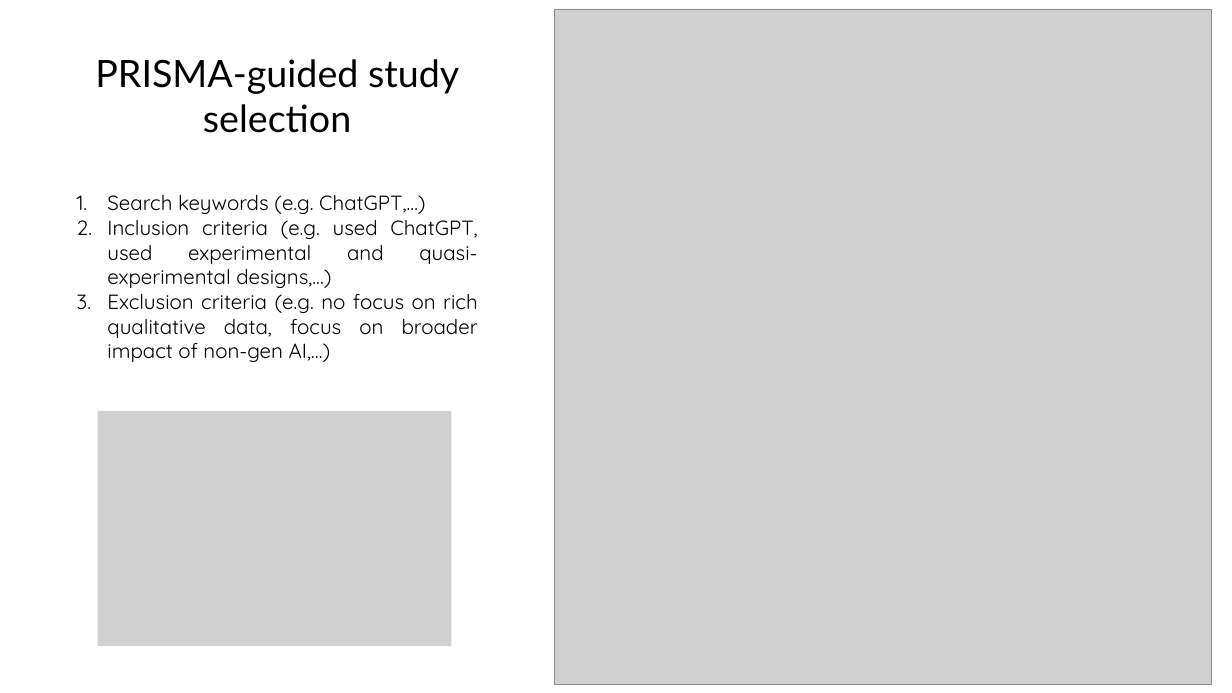
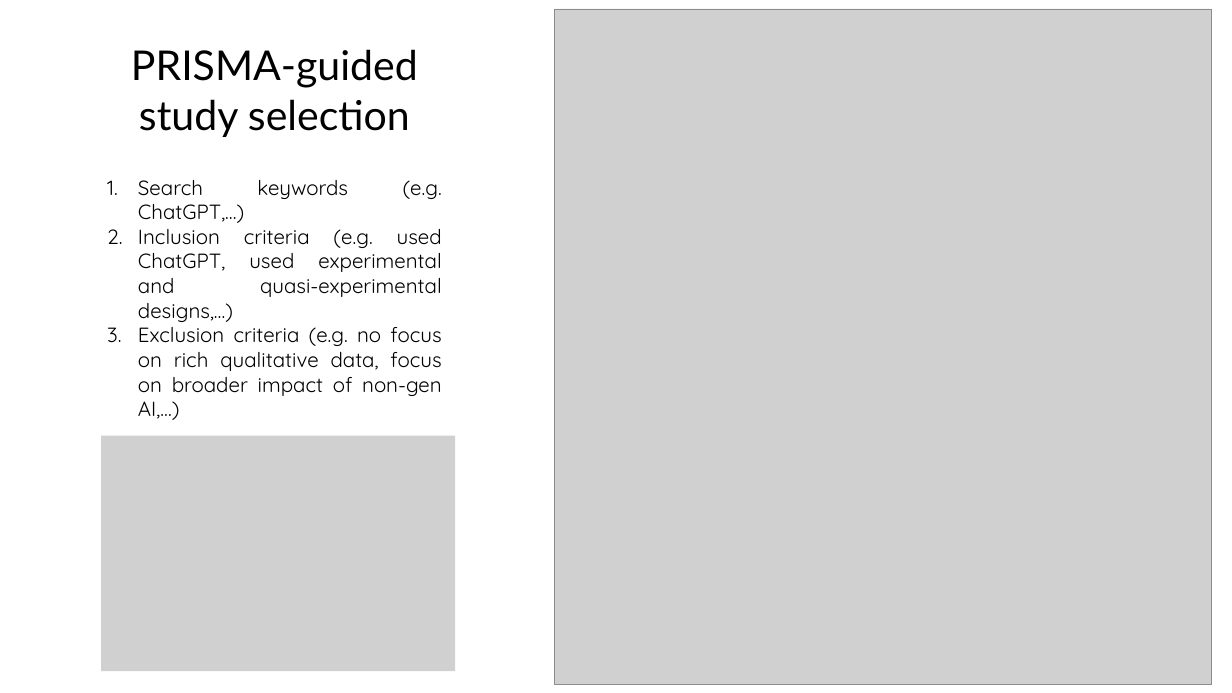
Before and after one commit to tinasophie15/tcpp_project_chatgpt_learning, a slide deck: slide 7 of Presentation.pptx (slide 8 before the commit). Drawn at 1232x693 pixels with LibreOffice and Linux fonts; fonts in the diff are those of the drawing; grey boxes stand for pictures. Boxes give left, top, right and bottom in pixels: in the first picture for what was removed or moved away, otherwise in the second. Text is boxed around its words. In the diff, an @@ line names an element or a change of style, - is before the commit and + after.

```diff
--- a/Presentation.pptx
+++ b/Presentation.pptx
@@ text "PRISMA-guided study selection": place and size @@
-text "PRISMA-guided study selection" at bbox=[95, 59, 459, 133]
+text "PRISMA-guided study selection" at bbox=[131, 49, 418, 137]
@@ text "PRISMA-guided study selection" at bbox=[131, 49, 418, 137]: size 44 to 48 pt @@
@@ text "Search keywords (e.g. ChatGPT,…)" rewrapped from bbox=[107, 195, 478, 362] to bbox=[138, 180, 442, 420] @@
@@ picture: place and size @@
-picture at bbox=[97, 411, 452, 646]
+picture at bbox=[101, 436, 455, 671]
```
Also in this commit, not shown: 9 other slides changed, 12 slides removed.
